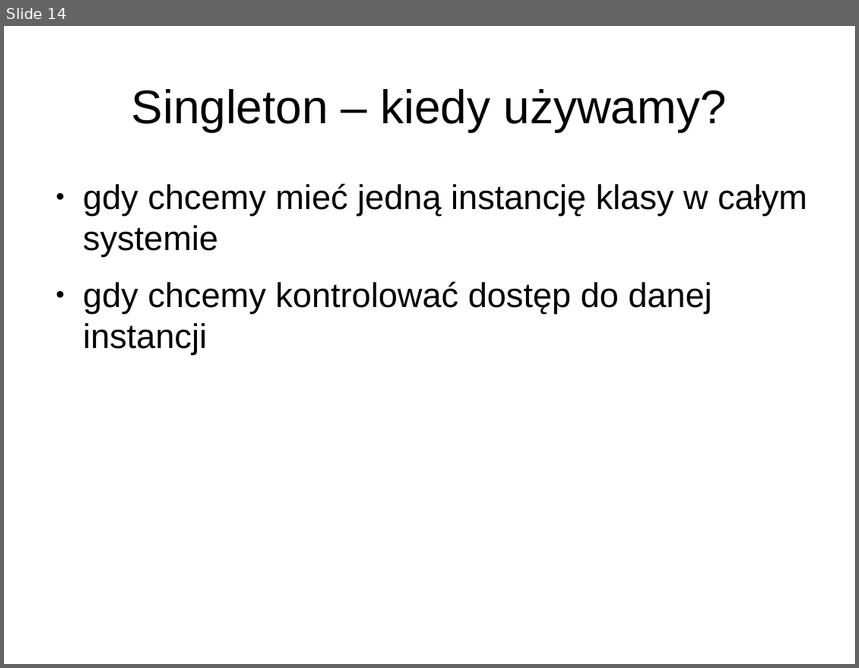
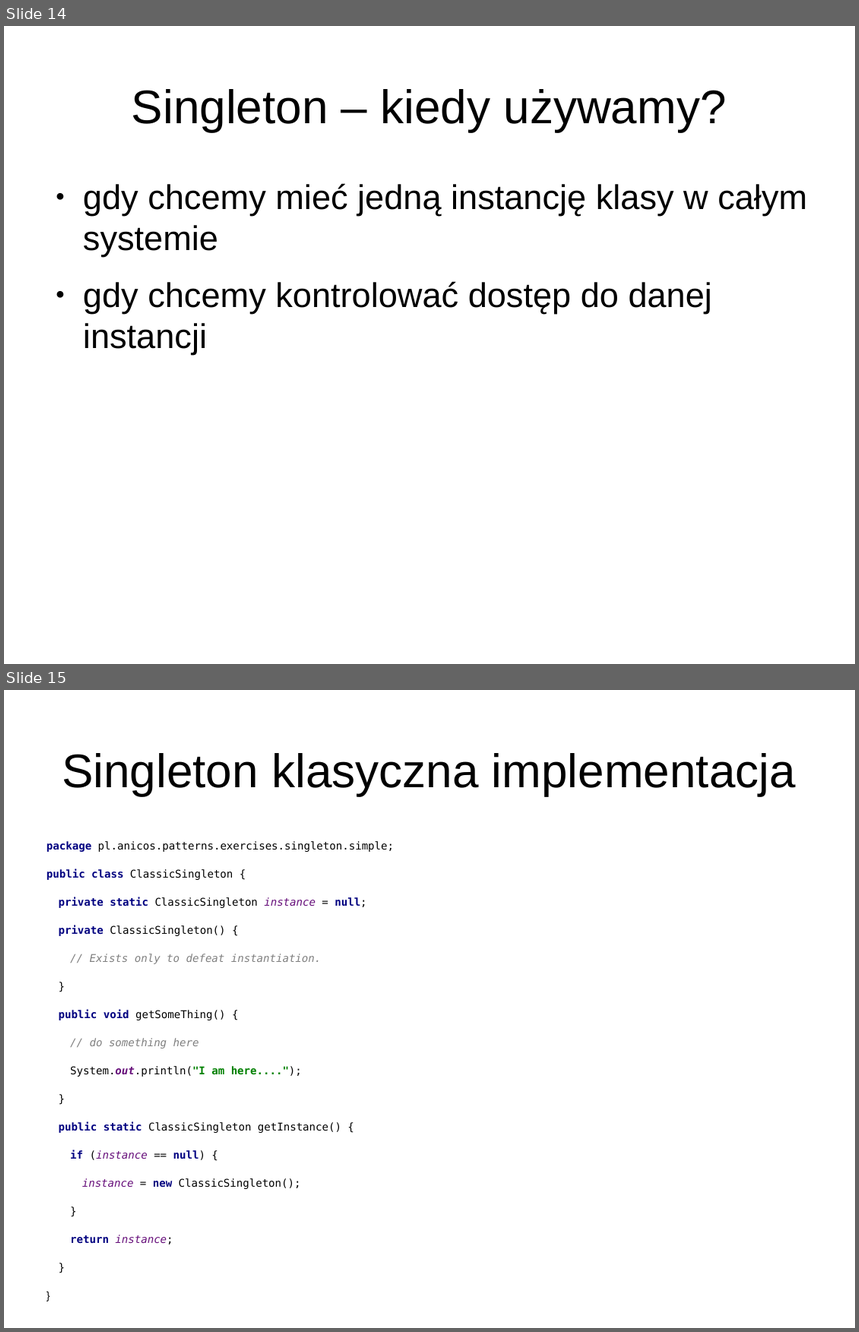
Before and after one commit to anicos/wzorce-projektowe-prezentacja, a slide deck: Part_1.odp. Shown one above the other, each under a label of ours: slide 14 before the commit, slides 14 and 15 after it. The pictures are 859x668 and 859x1332 pixels, drawn with LibreOffice and Linux fonts; fonts in the diff are those of the drawing. Boxes give left, top, right and bottom in pixels: in the first picture for what was removed or moved away, otherwise in the second. Text is boxed around its words. In the diff, an @@ line names an element or a change of style, - is before the commit and + after.

Commit message:
adding new slides

```diff
--- a/Part_1.odp
+++ b/Part_1.odp
@@ slide 15 added at [4,690,855,1328], background #FFFFFF @@
@@ title added at [62,753,796,796], 44 pt, text #000000 @@
+Singleton klasyczna implementacja
@@ text added at [47,841,394,1189], 10 pt, text #000000 @@
+package pl.anicos.patterns.exercises.singleton.simple;
+public class ClassicSingleton {
+private static ClassicSingleton instance = null;
+private ClassicSingleton() {
+// Exists only to defeat instantiation.
+}
+public void getSomeThing() {
+// do something here
+System.out.println("I am here....");
+}
+public static ClassicSingleton getInstance() {
+if (instance == null) {
+instance = new ClassicSingleton();
+}
+return instance;
+}
+}
```
Also in this commit, not shown: 1 other slide added.
